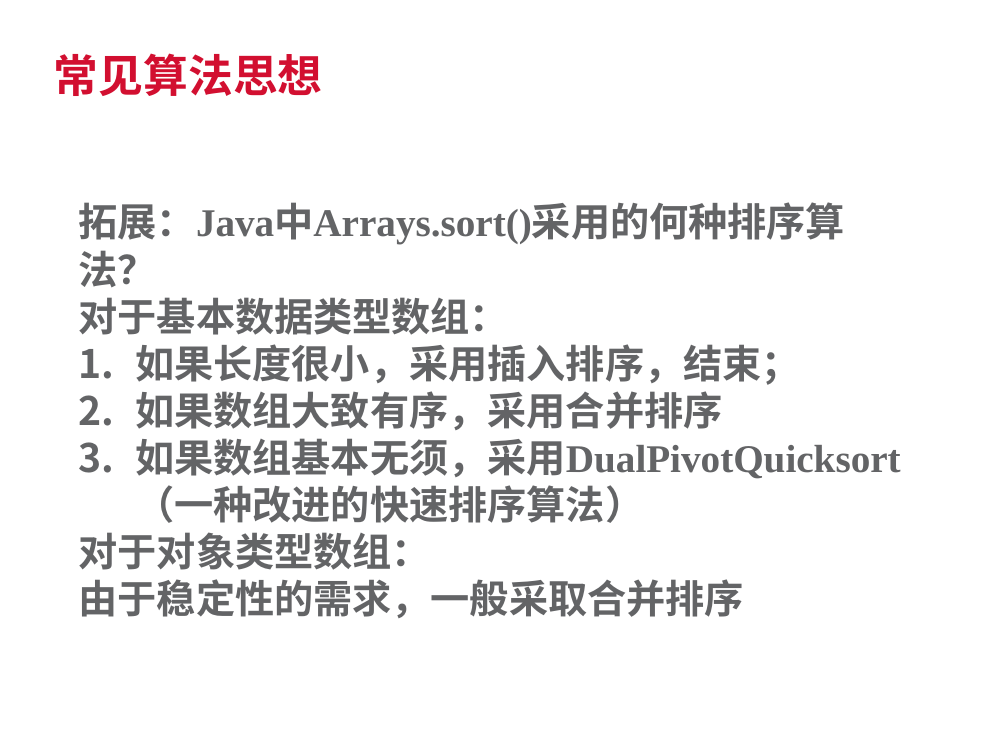
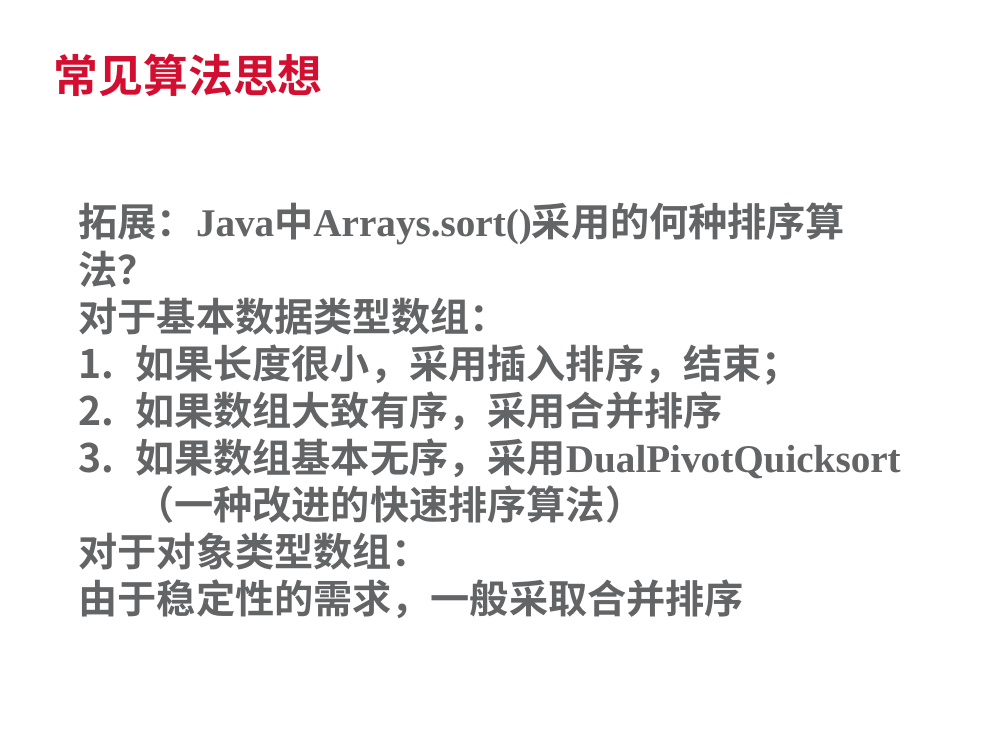
Before and after one commit to SherlockGn/documents, a slide deck: slide 30 of trendmicro template.pptx. Drawn at 1008x756 pixels with LibreOffice and Linux fonts; fonts in the diff are those of the drawing; background and template pictures are left out. Boxes give left, top, right and bottom in pixels: in the first picture for what was removed or moved away, otherwise in the second. Text is boxed around its words. In the diff, an @@ line names an element or a change of style, - is before the commit and + after.

```diff
--- a/trendmicro template.pptx
+++ b/trendmicro template.pptx
@@ text at [135,438,900,523]: text changed @@
-3. 如果数组基本无须，采用DualPivotQuicksort（一种改进的快速排序算法）
+3. 如果数组基本无序，采用DualPivotQuicksort（一种改进的快速排序算法）
```
Also in this commit, not shown: 6 other files.
